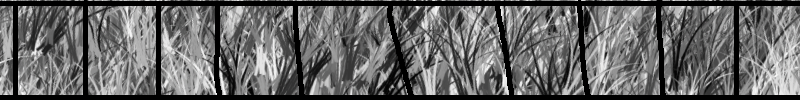
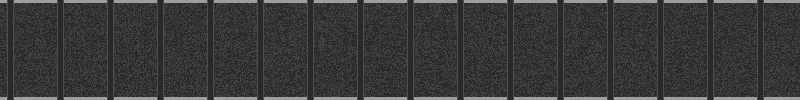
Layered file, before and after one edit (800x100). Changes by layer:
added layer "Layer 3" (16%) above "outline" over [0, 0, 800, 100]
painted on "outline" over [0, 0, 800, 100]
added layer "Layer 2" above "texture" over [0, 0, 800, 100]
"texture": blend normal → vivid light, painted on it over [0, 0, 800, 100]
added layer "Layer 1" over [0, 0, 800, 100]
